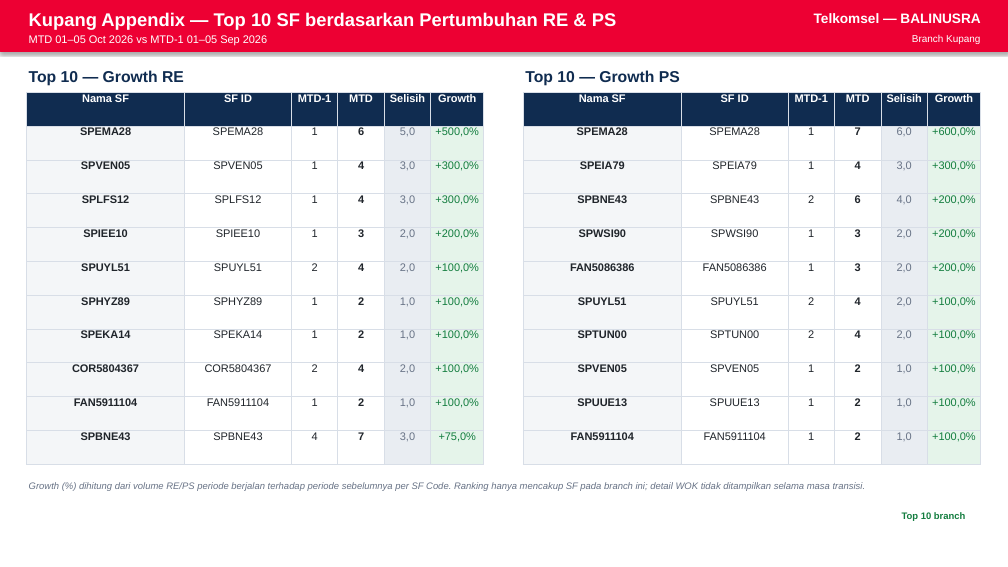
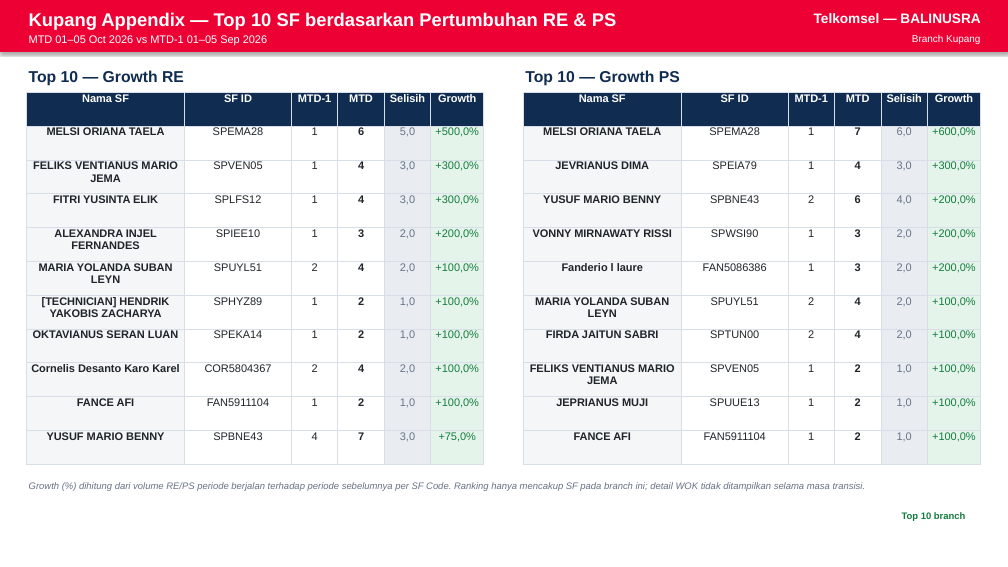
Before and after one commit to linktreehhbalnus-eng/wow_balnus, a slide deck: slide 9 of beta_12wok/reports/BRANCH_KUPANG_PERFORMANCE_SUMMARY_20261005_INARA.pptx. Drawn at 1008x567 pixels with LibreOffice and Linux fonts; fonts in the diff are those of the drawing. Boxes give left, top, right and bottom in pixels: in the first picture for what was removed or moved away, otherwise in the second. Text is boxed around its words. In the diff, an @@ line names an element or a change of style, - is before the commit and + after.

```diff
--- a/beta_12wok/reports/BRANCH_KUPANG_PERFORMANCE_SUMMARY_20261005_INARA.pptx
+++ b/beta_12wok/reports/BRANCH_KUPANG_PERFORMANCE_SUMMARY_20261005_INARA.pptx
@@ table at <box>26,92,485,464</box> @@
-row 2, column 1: SPEMA28
+row 2, column 1: MELSI ORIANA TAELA
-row 3, column 1: SPVEN05
+row 3, column 1: FELIKS VENTIANUS MARIO JEMA
-row 4, column 1: SPLFS12
+row 4, column 1: FITRI YUSINTA ELIK
-row 5, column 1: SPIEE10
+row 5, column 1: ALEXANDRA INJEL FERNANDES
-row 6, column 1: SPUYL51
+row 6, column 1: MARIA YOLANDA SUBAN LEYN
-row 7, column 1: SPHYZ89
+row 7, column 1: [TECHNICIAN] HENDRIK YAKOBIS ZACHARYA
-row 8, column 1: SPEKA14
+row 8, column 1: OKTAVIANUS SERAN LUAN
-row 9, column 1: COR5804367
+row 9, column 1: Cornelis Desanto Karo Karel
-row 10, column 1: FAN5911104
+row 10, column 1: FANCE AFI
-row 11, column 1: SPBNE43
+row 11, column 1: YUSUF MARIO BENNY
@@ table at <box>523,92,982,464</box> @@
-row 2, column 1: SPEMA28
+row 2, column 1: MELSI ORIANA TAELA
-row 3, column 1: SPEIA79
+row 3, column 1: JEVRIANUS DIMA
-row 4, column 1: SPBNE43
+row 4, column 1: YUSUF MARIO BENNY
-row 5, column 1: SPWSI90
+row 5, column 1: VONNY MIRNAWATY RISSI
-row 6, column 1: FAN5086386
+row 6, column 1: Fanderio l laure
-row 7, column 1: SPUYL51
+row 7, column 1: MARIA YOLANDA SUBAN LEYN
-row 8, column 1: SPTUN00
+row 8, column 1: FIRDA JAITUN SABRI
-row 9, column 1: SPVEN05
+row 9, column 1: FELIKS VENTIANUS MARIO JEMA
-row 10, column 1: SPUUE13
+row 10, column 1: JEPRIANUS MUJI
-row 11, column 1: FAN5911104
+row 11, column 1: FANCE AFI
```
Also in this commit, not shown: 4 other slides changed, 20 other files.
